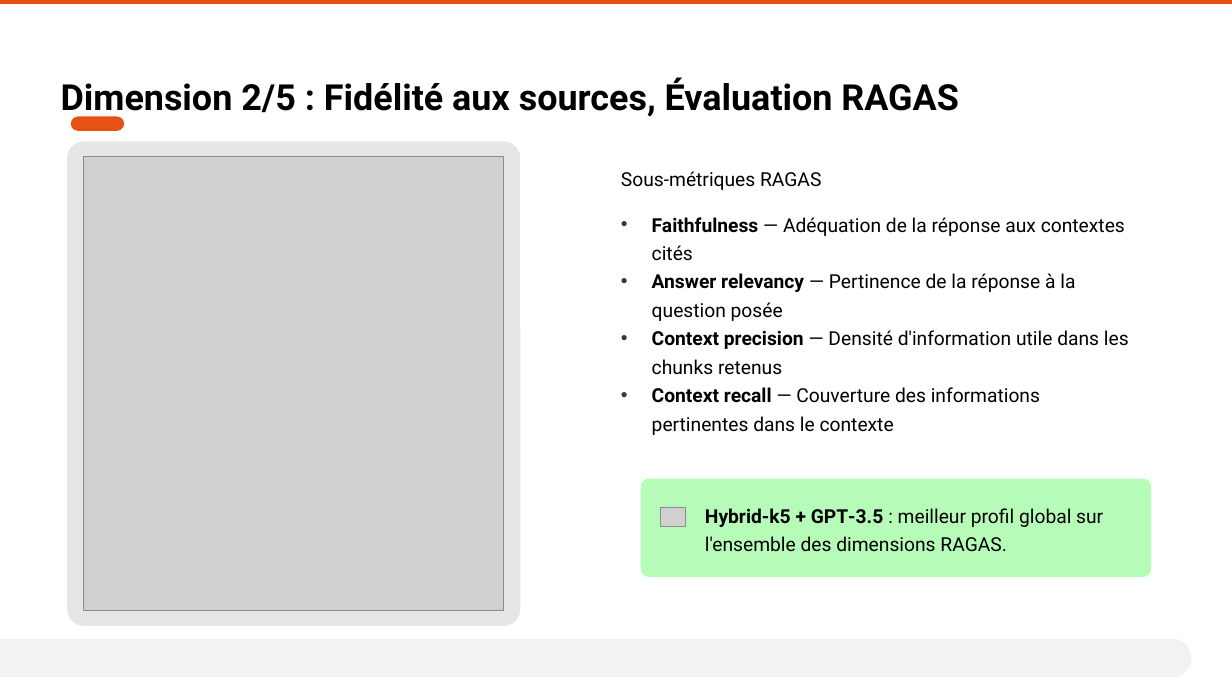
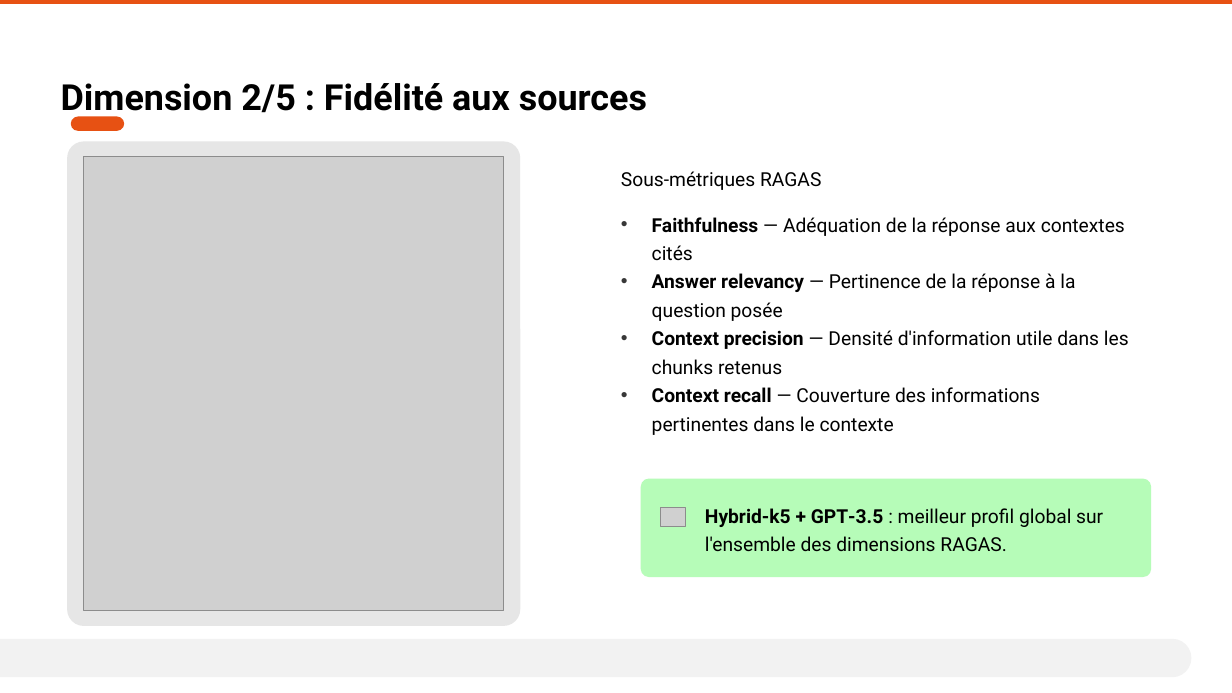
Before and after one commit to AurelienLELEU/memoire, a slide deck: slide 7 of Évaluer la cohérence et la fiabilité d'un système RAG en contexte industriel critique.pptx. Drawn at 1232x693 pixels with LibreOffice and Linux fonts; fonts in the diff are those of the drawing; grey boxes stand for pictures. Boxes give left, top, right and bottom in pixels: in the first picture for what was removed or moved away, otherwise in the second. Text is boxed around its words. In the diff, an @@ line names an element or a change of style, - is before the commit and + after.

```diff
--- a/Évaluer la cohérence et la fiabilité d'un système RAG en contexte industriel critique.pptx
+++ b/Évaluer la cohérence et la fiabilité d'un système RAG en contexte industriel critique.pptx
@@ text at (61,83,647,119): text changed @@
-Dimension 2/5 : Fidélité aux sources, Évaluation RAGAS
+Dimension 2/5 : Fidélité aux sources
```
Also in this commit, not shown: 8 other slides changed.
